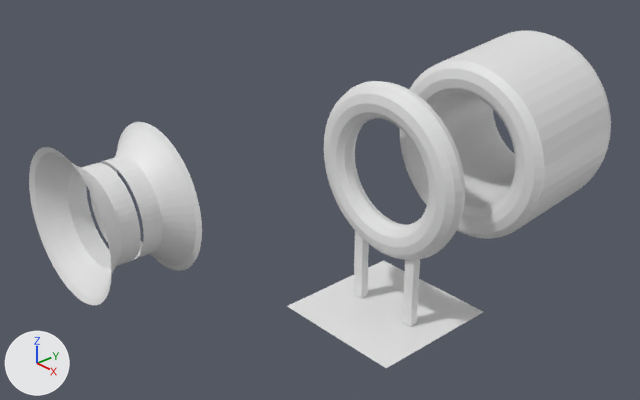
Renders of the Blender file launch/obscure_prototype.blend from each side of a commit.
Before and after are seen from a 50 mm camera at (0.45, -0.481, 0.421) aimed at (-0.07, -0.013, 0.084). Every picture has the same lights, and +X, +Y and +Z are marked at lower left.
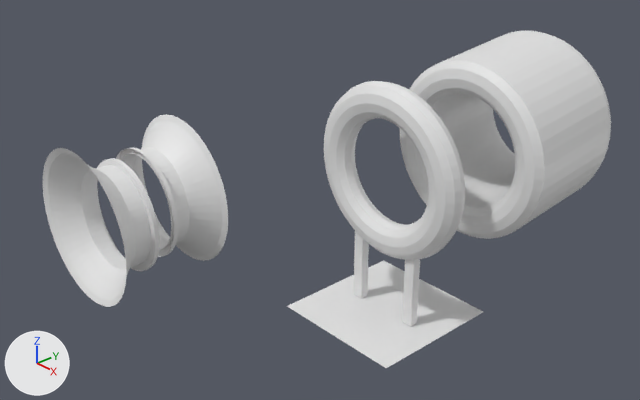
Changed parts and their boxes [x1, y1, x2, y2] in the pictures (640 x 400 px):
'Torus.002', reshaped, moved: before [29, 147, 141, 305]; after [43, 148, 160, 307]
'Torus.004', reshaped, moved: before [90, 122, 202, 271]; after [116, 114, 228, 261]
part 1 of me_torus_007, built on: before [90, 161, 147, 260]; after [116, 147, 178, 257]
part 2 of me_torus_002, built on: before [83, 163, 141, 262]; after [96, 158, 160, 271]

Patch to the scene script:
```diff
--- a/launch/obscure_prototype.blend.py
+++ b/launch/obscure_prototype.blend.py
@@ me_torus_002 @@
 # used by ob_torus_002; location = (-0.2185, -0.0214, 0.0588); rotation_euler = (-1.571, 0.0, 0.0), in degrees (-90, 0, 0); scale = (0.06, 0.06, 0.0483)
-me_torus_002.from_pydata(...)  # 336 vertices, 288 faces; spans x -1.13..1.3, y -1.25..1.18, z -3.32..-2.41
+me_torus_002.from_pydata(...)  # 384 vertices, 336 faces; spans x -1.13..1.3, y -1.25..1.18, z -3.32..-2.39
+# me_torus_002 part 2
+# 48 vertices move from x -0.7..0.87, y -0.81..0.76, z -2.41 to x -0.79..0.97, y -0.89..0.87, z -2.48
+# 4 vertices are added at (0.2, 0.86, -2.39), (-0.03, 0.86, -2.39), (-0.03, -0.89, -2.39), (0.2, -0.89, -2.39)
+# 30 new vertices lie (0.0, 0.0, 0.09) away from vertices in x -0.7..0.87, y -0.81..0.76, z -2.41
+# 14 new vertices lie (0.0, -0.01, 0.09) away from vertices in x -0.69..0.86, y -0.75..0.7, z -2.41
+# 48 new faces join them
@@ me_torus_007 @@
 # used by ob_torus_004; location = (-0.2082, -0.2505, 0.0588); rotation_euler = (-1.571, 0.0, 3.142), in degrees (-90, 0, 180); scale = (0.06, 0.06, 0.0483)
-me_torus_007.from_pydata(...)  # 336 vertices, 288 faces; spans x -1.13..1.3, y -1.25..1.18, z -3.32..-2.41
+me_torus_007.from_pydata(...)  # 480 vertices, 432 faces; spans x -1.13..1.3, y -1.25..1.18, z -3.32..-2.39
+# me_torus_007 part 1
+# 48 vertices move from x -0.7..0.87, y -0.81..0.76, z -2.41 to x -0.79..0.97, y -0.89..0.87, z -2.48
+# 52 vertices are added at x -0.71..0.86, y -0.89..0.86, z -2.4..-2.39
+# 48 new vertices lie (-0.01, 0.0, 0.09) away from vertices in x -0.7..0.87, y -0.81..0.75, z -2.49
+# 30 new vertices lie (0.0, 0.0, 0.09) away from vertices in x -0.7..0.87, y -0.81..0.76, z -2.41
+# 14 new vertices lie (0.0, -0.01, 0.09) away from vertices in x -0.69..0.86, y -0.75..0.7, z -2.41
+# 144 new faces join them
@@ ob_torus_002 @@
 ob_torus_002 = bpy.data.objects.new('Torus.002', me_torus_002)
-ob_torus_002.location = (-0.2185, -0.0214, 0.0588)
+ob_torus_002.location = (-0.2082, -0.0131, 0.0588)
 ob_torus_002.rotation_euler = (-1.571, 0.0, 0.0)  # degrees (-90, 0, 0)
@@ ob_torus_004 @@
 ob_torus_004 = bpy.data.objects.new('Torus.004', me_torus_007)
-ob_torus_004.location = (-0.2082, -0.2505, 0.0588)
+ob_torus_004.location = (-0.2082, -0.2216, 0.0588)
 ob_torus_004.rotation_euler = (-1.571, 0.0, 3.142)  # degrees (-90, 0, 180)
```
